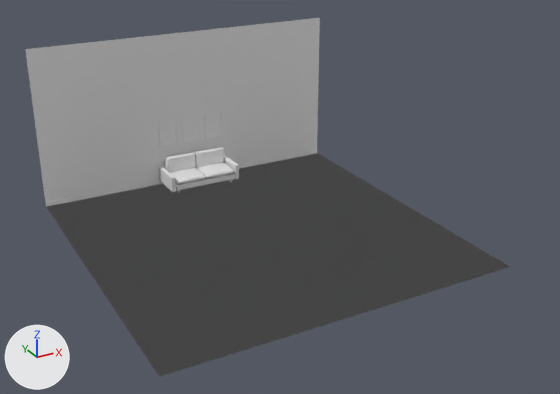
Two versions of the Blender file Salon/Salon.blend, one commit apart.
Both versions are drawn from a 50 mm camera at (-7.45, -18.03, 8.1) aimed at (0.23, -4.07, 1.12). Arrows for +X, +Y and +Z are at lower left; the lights stay in place.

Names of what the first picture shows: 'Duvar1', 'Parke', 'Plane', 'koltuk'.
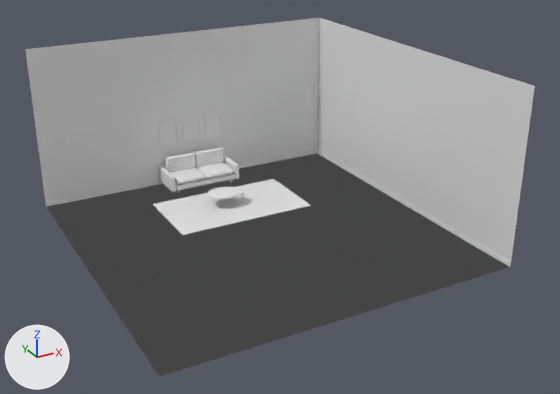
Commit message: feat: add sehpa ve hali

Pixel boxes (x1, y1, x2, y2) of what changed, in the pictures (560 x 394 px):
'Duvar2', shown
    after: (317, 18, 535, 267)
'Hali', added
    after: (153, 179, 311, 235)
'sehpa', added
    after: (208, 187, 244, 207)

What changed in the scene script:
```text
Add me_plane_007:
    me_plane_007.from_pydata([(-1.6, -2.69, 0.0), (1.89, -2.69, 0.0), (-1.6, -0.69, 0.0), (1.89, -0.69, 0.0), (-1.6, -0.69, 0.01), (-1.6, -2.69, 0.01), (1.89, -2.69, 0.01), (1.89, -0.69, 0.01)], [], [(5, 6, 7, 4), (0, 1, 6, 5), (1, 3, 7, 6), (2, 0, 5, 4), (3, 2, 4, 7)])
Add me_circle:
    me_circle.from_pydata(...)  # 1248 vertices, 1218 faces; spans x -0.419..0.518, y -1.916..-1.222, z 0.003..0.356
    me_circle.polygons.foreach_set('use_smooth', [True] * 1218)
Change ob_duvar2:
    remove ob_duvar2.hide_set(True)
Add ob_hali:
    ob_hali = bpy.data.objects.new('Hali', me_plane_007)
    ob_hali.location = (0.0, 0.0, 0.0)
Add ob_sehpa:
    ob_sehpa = bpy.data.objects.new('sehpa', me_circle)
    ob_sehpa.location = (0.0, 0.0, 0.0)
```
